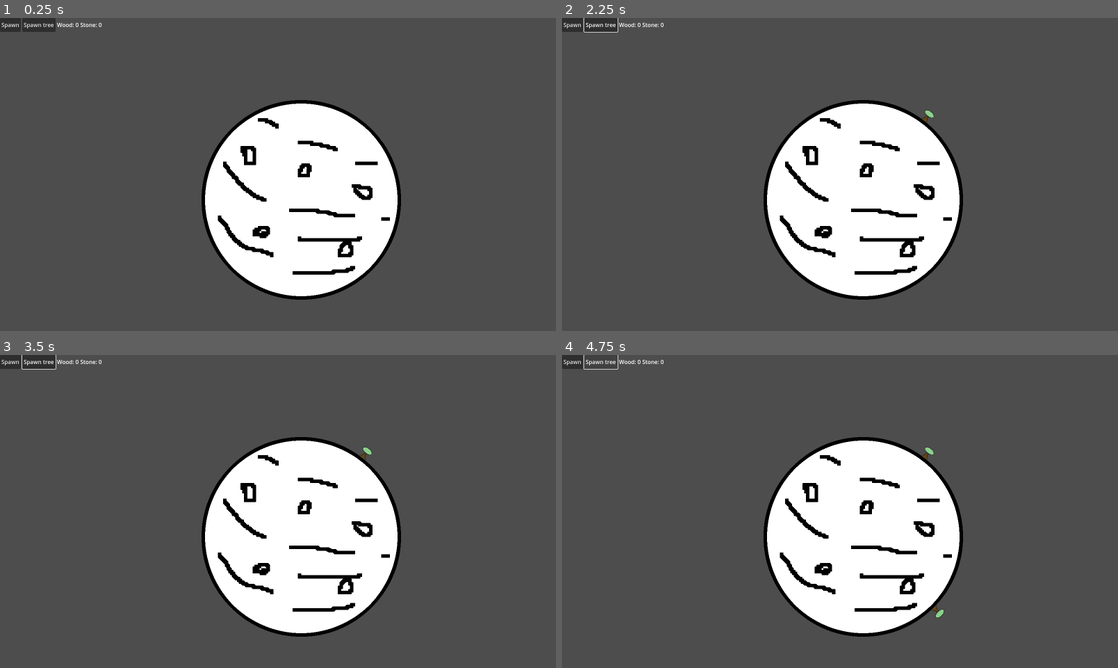
Above: before the commit, frames 1-4 (two rows, left to right).
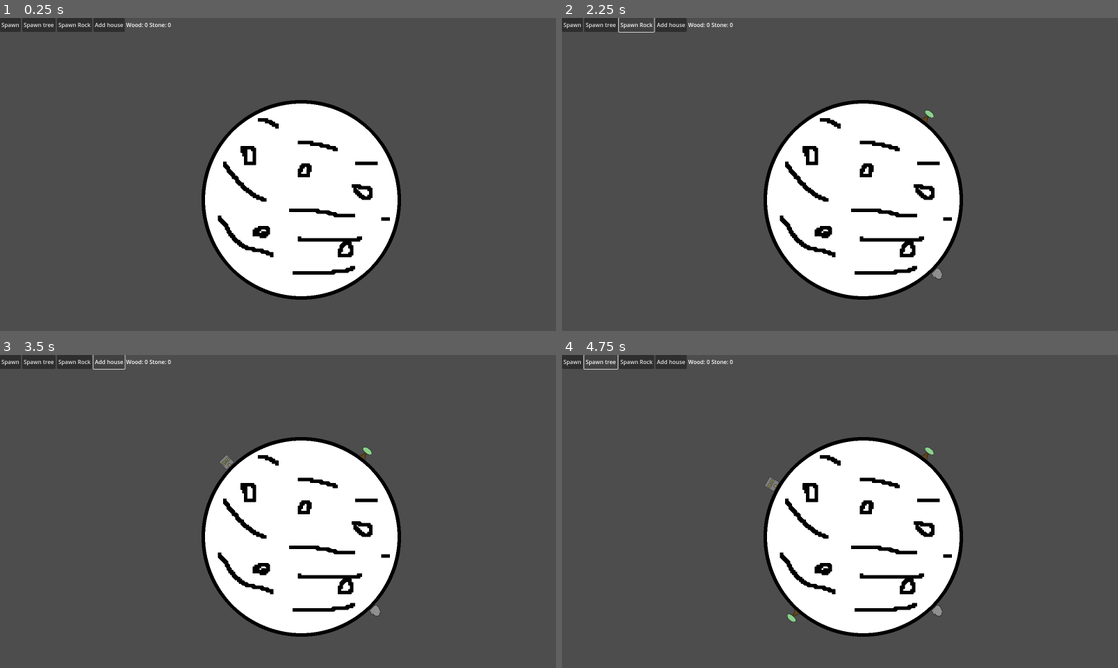
Above: after the commit, the same moments.

Repository: macmist/incremental-game
Game: Godot game, scene res://Scenes/main.tscn
Same seed, same stepped clock (60 frames per second), same inputs: the game is played once before the commit and once after it. Before the commit the project starts from res://main.tscn.
Inputs (mouse positions are in pixels of both pictures, inside the frame that each line leads up to):
- Up to frame 1 (0.25 s): no input
- Up to frame 2 (2.25 s): click "Spawn" at 0.5 s; click "Spawn tree" at 1.25 s; click (634, 24) at 2 s, where only the run after the commit has a clickable "Spawn Rock"
- Up to frame 3 (3.5 s): click (111, 361) at 2.75 s, where only the run after the commit has a clickable "Add house"
- Up to frame 4 (4.75 s): click "Spawn" at 3.5 s; click "Spawn tree" at 4.25 s

The runs differ from the first frame. In frame 1, 0.6% of the frame differs, in the area x 10-31%, y 0-5%; in frame 2, 0.5%; in frame 3, 0.5%; in frame 4, 0.7%, in the area x 10-69%, y 0-86%.

Commit message:
feat: added placeable feature

Diff:
--- /dev/null
+++ b/Components/entity.tscn
@@ -0,0 +1,8 @@
+[gd_scene load_steps=3 format=3 uid="uid://dk5fesphvmeu1"]
+
+[ext_resource type="Texture2D" uid="uid://bw8bg7lqjueoe" path="res://Images/Character.png" id="1_rm788"]
+[ext_resource type="Script" path="res://Scripts/entity.gd" id="2_s7at6"]
+
+[node name="Entity" type="Sprite2D"]
+texture = ExtResource("1_rm788")
+script = ExtResource("2_s7at6")
--- a/resource_label.tscn
+++ b/Components/resource_label.tscn
@@ -1,6 +1,6 @@
 [gd_scene load_steps=2 format=3 uid="uid://dcvdrsqcccsox"]
 
-[ext_resource type="Script" path="res://resource_label.gd" id="1_1jr5q"]
+[ext_resource type="Script" path="res://Scripts/resource_label.gd" id="1_1jr5q"]
 
 [node name="ResourceLabel" type="Label"]
 script = ExtResource("1_1jr5q")
--- /dev/null
+++ b/Components/rock.tscn
@@ -0,0 +1,8 @@
+[gd_scene load_steps=3 format=3 uid="uid://bmei24pv6tlf8"]
+
+[ext_resource type="Texture2D" uid="uid://vcub8l73odje" path="res://Images/Rock.png" id="1_evmrd"]
+[ext_resource type="Script" path="res://Scripts/rock.gd" id="2_p00wl"]
+
+[node name="Rock" type="Sprite2D" groups=["Resources", "Rocks"]]
+texture = ExtResource("1_evmrd")
+script = ExtResource("2_p00wl")
--- a/tree.tscn
+++ b/Components/tree.tscn
@@ -1,7 +1,7 @@
 [gd_scene load_steps=3 format=3 uid="uid://dbg2gm1pa0r0e"]
 
-[ext_resource type="Texture2D" uid="uid://pvhe701578tt" path="res://tree.png" id="1_7xj14"]
-[ext_resource type="Script" path="res://tree.gd" id="2_xraw7"]
+[ext_resource type="Texture2D" uid="uid://pvhe701578tt" path="res://Images/tree.png" id="1_7xj14"]
+[ext_resource type="Script" path="res://Scripts/tree.gd" id="2_xraw7"]
 
 [node name="tree" type="Sprite2D" groups=["Resources", "Trees"]]
 texture = ExtResource("1_7xj14")
--- /dev/null
+++ b/Scenes/main.tscn
@@ -0,0 +1,72 @@
+[gd_scene load_steps=11 format=3 uid="uid://i4l60um4ccq7"]
+
+[ext_resource type="Script" path="res://Scripts/main.gd" id="1_kao1j"]
+[ext_resource type="PackedScene" uid="uid://dbg2gm1pa0r0e" path="res://Components/tree.tscn" id="2_jx7dw"]
+[ext_resource type="PackedScene" uid="uid://bmei24pv6tlf8" path="res://Components/rock.tscn" id="3_d7bay"]
+[ext_resource type="PackedScene" uid="uid://cjr3y723djjua" path="res://house.tscn" id="4_puitm"]
+[ext_resource type="Texture2D" uid="uid://bpl5758qg7c2e" path="res://Images/planet.png" id="4_ssv5k"]
+[ext_resource type="Script" path="res://Scripts/planet.gd" id="5_ykbss"]
+[ext_resource type="PackedScene" uid="uid://dk5fesphvmeu1" path="res://Components/entity.tscn" id="6_4avp5"]
+[ext_resource type="Script" path="res://Scripts/ResourceUI.gd" id="7_impcx"]
+[ext_resource type="PackedScene" uid="uid://dcvdrsqcccsox" path="res://Components/resource_label.tscn" id="8_mkrk4"]
+
+[sub_resource type="CircleShape2D" id="CircleShape2D_pkewr"]
+radius = 28.8
+
+[node name="root" type="Node2D" node_paths=PackedStringArray("planet")]
+script = ExtResource("1_kao1j")
+planet = NodePath("Planet")
+tree = ExtResource("2_jx7dw")
+rock = ExtResource("3_d7bay")
+house = ExtResource("4_puitm")
+
+[node name="Planet" type="Sprite2D" parent="."]
+position = Vector2(867, 523)
+texture = ExtResource("4_ssv5k")
+region_rect = Rect2(1000, 1000, 1000, 1000)
+script = ExtResource("5_ykbss")
+walker_scene = ExtResource("6_4avp5")
+
+[node name="Area2D" type="Area2D" parent="Planet"]
+gravity_space_override = 1
+gravity_point = true
+gravity_point_center = Vector2(0, 0)
+gravity_direction = Vector2(0, 0)
+
+[node name="CollisionShape2D" type="CollisionShape2D" parent="Planet/Area2D"]
+scale = Vector2(10, 10)
+shape = SubResource("CircleShape2D_pkewr")
+debug_color = Color(0.43645, 0.536207, 0.726018, 0.42)
+
+[node name="CanvasLayer" type="CanvasLayer" parent="."]
+
+[node name="HBoxContainer" type="HBoxContainer" parent="CanvasLayer"]
+offset_right = 40.0
+offset_bottom = 40.0
+
+[node name="Button" type="Button" parent="CanvasLayer/HBoxContainer"]
+layout_mode = 2
+text = "Spawn"
+
+[node name="Button2" type="Button" parent="CanvasLayer/HBoxContainer"]
+layout_mode = 2
+text = "Spawn tree
+"
+
+[node name="Button3" type="Button" parent="CanvasLayer/HBoxContainer"]
+layout_mode = 2
+text = "Spawn Rock"
+
+[node name="Button4" type="Button" parent="CanvasLayer/HBoxContainer"]
+layout_mode = 2
+text = "Add house"
+
+[node name="Resources" type="HBoxContainer" parent="CanvasLayer/HBoxContainer"]
+layout_mode = 2
+script = ExtResource("7_impcx")
+resource_label_scene = ExtResource("8_mkrk4")
+
+[connection signal="pressed" from="CanvasLayer/HBoxContainer/Button" to="." method="_on_button_pressed"]
+[connection signal="pressed" from="CanvasLayer/HBoxContainer/Button2" to="." method="_on_button_2_pressed"]
+[connection signal="pressed" from="CanvasLayer/HBoxContainer/Button3" to="." method="_on_button_3_pressed"]
+[connection signal="pressed" from="CanvasLayer/HBoxContainer/Button4" to="." method="_on_button_4_pressed"]
--- a/entity.gd
+++ b/Scripts/entity.gd
@@ -29,7 +29,7 @@
 			target = null
 
 func find_target():
-	var trees = get_tree().get_nodes_in_group("Trees")
+	var trees = get_tree().get_nodes_in_group("Resources")
 	if trees.size() == 0:
 		return
 	trees.sort_custom(func(a, b): return position.distance_to(a.position) < position.distance_to(b.position))
--- a/main.gd
+++ b/Scripts/main.gd
@@ -2,6 +2,8 @@
 
 @export var planet: Planet
 @export var tree: PackedScene
+@export var rock: PackedScene
+@export var house: PackedScene
 
 
 func _on_button_pressed() -> void:
@@ -11,6 +13,13 @@
 
 
 
-
 func _on_button_2_pressed() -> void:
 	planet.spawn_object.emit(tree)
+
+
+func _on_button_3_pressed() -> void:
+	planet.spawn_object.emit(rock)
+
+
+func _on_button_4_pressed() -> void:
+	planet.spawn_object.emit(house)
--- /dev/null
+++ b/Scripts/placeable.gd
@@ -0,0 +1,37 @@
+extends Sprite2D
+
+class_name Placeable
+
+var angle: float = 0.0
+var radius: float = 100.0
+var planet_position: Vector2 = Vector2.ZERO
+var placed: bool = false
+
+func _ready() -> void:
+	modulate.a = 0.5
+
+func set_planet(planet_position: Vector2, radius: float):
+	self.planet_position = planet_position
+	self.radius = radius + (self.texture.get_size().x * self.scale.x) / 2.0
+	var offset = Vector2(cos(angle), sin(angle)) * self.radius
+	position = planet_position + offset
+	rotation = angle + PI/2
+
+func _process(delta: float) -> void:
+	if placed:
+		return
+	var world_pos = get_global_mouse_position()
+	var dir = (world_pos - planet_position).normalized()
+	angle = atan2(dir.y, dir.x)
+	angle = round(angle / deg_to_rad(15)) * deg_to_rad(15)
+	var offset = Vector2(cos(angle), sin(angle)) * radius
+	position = planet_position + offset
+	rotation = angle + PI/2
+
+func _unhandled_input(event: InputEvent) -> void:
+	if placed:
+		return
+	if event is InputEventMouseButton:
+		if event.button_index == MOUSE_BUTTON_LEFT and event.pressed:
+			placed = true
+			modulate.a = 1.0
--- a/planet.gd
+++ b/Scripts/planet.gd
@@ -58,7 +58,9 @@
 
 	obj.global_position = pos
 	obj.rotation = angle + PI/2   # makes it “stand upright” on the surface
-
+	if obj.has_method("set_planet"):
+		print(center, radius)
+		obj.set_planet(center, radius)
 
 #func _input(event):
 	#if event is InputEventMouseButton:
--- /dev/null
+++ b/Scripts/rock.gd
@@ -0,0 +1,5 @@
+extends CollectableResource
+class_name Rock
+
+func _init():
+	self.resource_type = ResourceType.STONE
--- a/entity.tscn
+++ /dev/null
@@ -1,8 +0,0 @@
-[gd_scene load_steps=3 format=3 uid="uid://dk5fesphvmeu1"]
-
-[ext_resource type="Texture2D" uid="uid://bw8bg7lqjueoe" path="res://Character.png" id="1_rm788"]
-[ext_resource type="Script" path="res://entity.gd" id="2_s7at6"]
-
-[node name="Entity" type="Sprite2D"]
-texture = ExtResource("1_rm788")
-script = ExtResource("2_s7at6")
--- /dev/null
+++ b/house.tscn
@@ -0,0 +1,8 @@
+[gd_scene load_steps=3 format=3 uid="uid://cjr3y723djjua"]
+
+[ext_resource type="Texture2D" uid="uid://cp7s3sw4mtbol" path="res://Images/house.png" id="1_jut6k"]
+[ext_resource type="Script" path="res://Scripts/placeable.gd" id="2_mii0t"]
+
+[node name="Sprite2D" type="Sprite2D"]
+texture = ExtResource("1_jut6k")
+script = ExtResource("2_mii0t")
--- a/main.tscn
+++ /dev/null
@@ -1,58 +0,0 @@
-[gd_scene load_steps=9 format=3 uid="uid://i4l60um4ccq7"]
-
-[ext_resource type="Script" path="res://main.gd" id="1_r33xx"]
-[ext_resource type="PackedScene" uid="uid://dk5fesphvmeu1" path="res://entity.tscn" id="2_82dli"]
-[ext_resource type="PackedScene" uid="uid://dbg2gm1pa0r0e" path="res://tree.tscn" id="2_pqijx"]
-[ext_resource type="Script" path="res://planet.gd" id="3_rhbx2"]
-[ext_resource type="Texture2D" uid="uid://bpl5758qg7c2e" path="res://planet.png" id="4_spvb6"]
-[ext_resource type="Script" path="res://Scripts/ResourceUI.gd" id="6_th2vn"]
-[ext_resource type="PackedScene" uid="uid://dcvdrsqcccsox" path="res://resource_label.tscn" id="7_oy5wd"]
-
-[sub_resource type="CircleShape2D" id="CircleShape2D_pkewr"]
-radius = 28.8
-
-[node name="root" type="Node2D" node_paths=PackedStringArray("planet")]
-script = ExtResource("1_r33xx")
-planet = NodePath("Planet")
-tree = ExtResource("2_pqijx")
-
-[node name="Planet" type="Sprite2D" parent="."]
-position = Vector2(867, 523)
-texture = ExtResource("4_spvb6")
-region_rect = Rect2(1000, 1000, 1000, 1000)
-script = ExtResource("3_rhbx2")
-walker_scene = ExtResource("2_82dli")
-
-[node name="Area2D" type="Area2D" parent="Planet"]
-gravity_space_override = 1
-gravity_point = true
-gravity_point_center = Vector2(0, 0)
-gravity_direction = Vector2(0, 0)
-
-[node name="CollisionShape2D" type="CollisionShape2D" parent="Planet/Area2D"]
-scale = Vector2(10, 10)
-shape = SubResource("CircleShape2D_pkewr")
-debug_color = Color(0.43645, 0.536207, 0.726018, 0.42)
-
-[node name="CanvasLayer" type="CanvasLayer" parent="."]
-
-[node name="HBoxContainer" type="HBoxContainer" parent="CanvasLayer"]
-offset_right = 40.0
-offset_bottom = 40.0
-
-[node name="Button" type="Button" parent="CanvasLayer/HBoxContainer"]
-layout_mode = 2
-text = "Spawn"
-
-[node name="Button2" type="Button" parent="CanvasLayer/HBoxContainer"]
-layout_mode = 2
-text = "Spawn tree
-"
-
-[node name="Resources" type="HBoxContainer" parent="CanvasLayer/HBoxContainer"]
-layout_mode = 2
-script = ExtResource("6_th2vn")
-resource_label_scene = ExtResource("7_oy5wd")
-
-[connection signal="pressed" from="CanvasLayer/HBoxContainer/Button" to="." method="_on_button_pressed"]
-[connection signal="pressed" from="CanvasLayer/HBoxContainer/Button2" to="." method="_on_button_2_pressed"]
--- a/project.godot
+++ b/project.godot
@@ -11,7 +11,7 @@
 [application]
 
 config/name="Incremental"
-run/main_scene="res://main.tscn"
+run/main_scene="res://Scenes/main.tscn"
 config/features=PackedStringArray("4.3", "GL Compatibility")
 config/icon="res://icon.svg"
 
@@ -28,6 +28,7 @@
 
 Resources=""
 Trees=""
+Rocks=""
 
 [rendering]
 
Renamed: Character.png -> Images/Character.png
Not shown, added: Images/Character.png.import
Binary file added: Images/Rock.png
Not shown, changed: Images/Rock.png.import
Binary file added: Images/house.png
Not shown, changed: Images/house.png.import
Renamed: planet.png -> Images/planet.png
Not shown, added: Images/planet.png.import
Renamed: tree.png -> Images/tree.png
Not shown, changed: Images/tree.png.import
Renamed: resource_label.gd -> Scripts/resource_label.gd
Empty file added: Scripts/spawner.gd
(and 2 more such lines)
